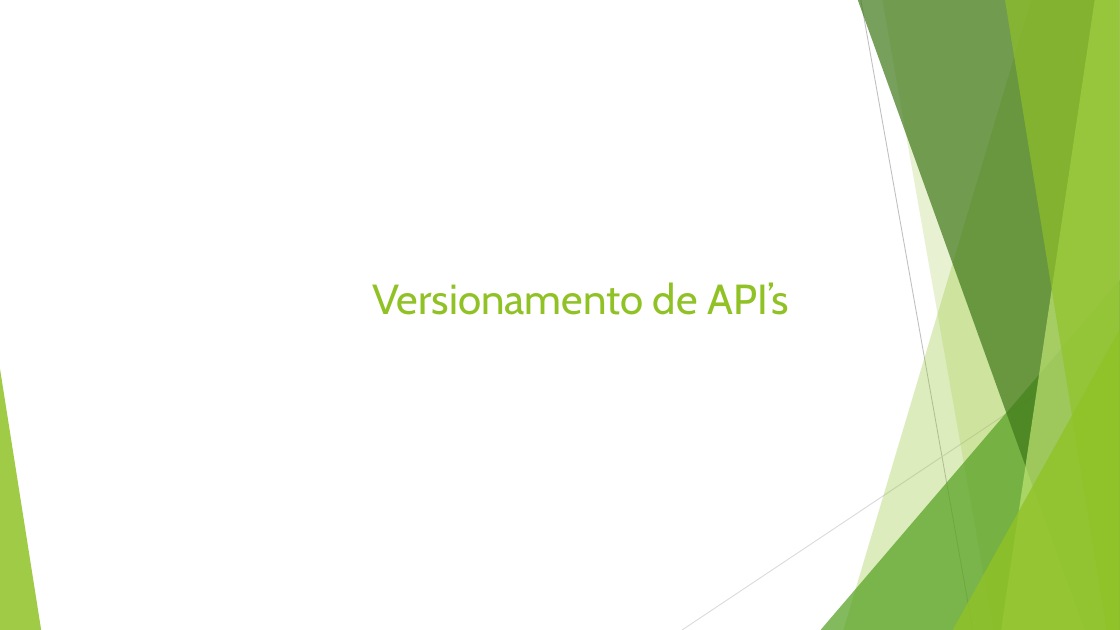
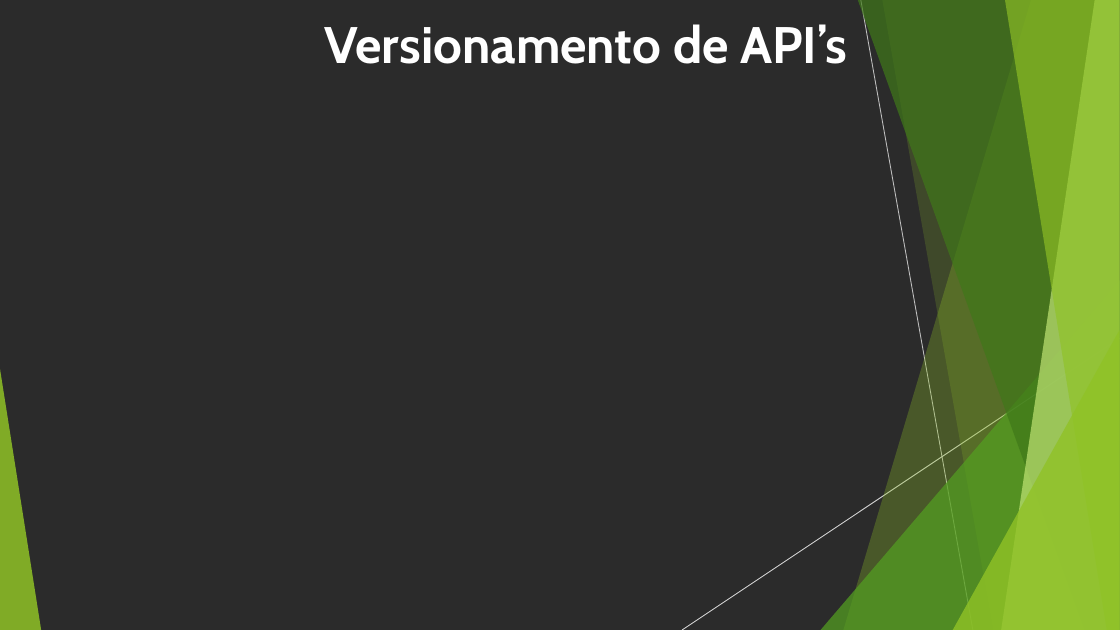
Before and after one commit to leandrocgsi/RestWithASP-NETUdemy, a slide deck: slide 48 of Documents/Understending RESTFul API's .pptx (slide 29 before the commit). Drawn at 1120x630 pixels with LibreOffice and Linux fonts; fonts in the diff are those of the drawing; background and template pictures are left out; a plain dark background stands for a picture behind light text. Boxes give left, top, right and bottom in pixels: in the first picture for what was removed or moved away, otherwise in the second. Text is boxed around its words. In the diff, an @@ line names an element or a change of style, - is before the commit and + after.

```diff
--- a/Documents/Understending RESTFul API's .pptx
+++ b/Documents/Understending RESTFul API's .pptx
@@ background #FFFFFF to picture (left out) @@
@@ title "Versionamento de API’s": place and size @@
-title "Versionamento de API’s" at box(372, 282, 789, 315)
+title "Versionamento de API’s" at box(324, 24, 847, 64)
@@ title "Versionamento de API’s" at box(324, 24, 847, 64): size 36 to 44 pt, text colour #90C226 to #FFFFFF, bold on @@
```
Also in this commit, not shown: 4 other slides changed, 48 slides added, 47 slides removed, 3 other files.
